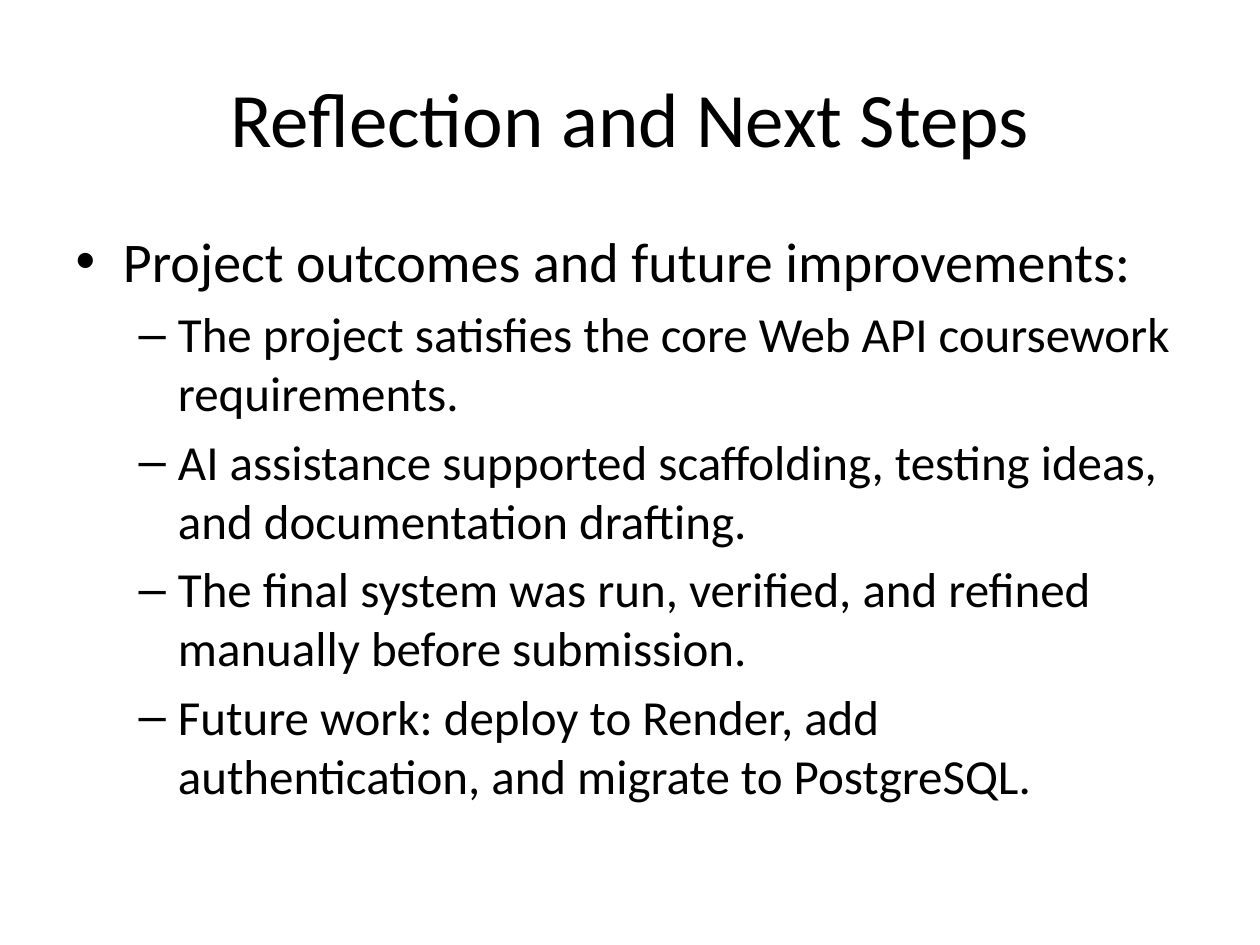
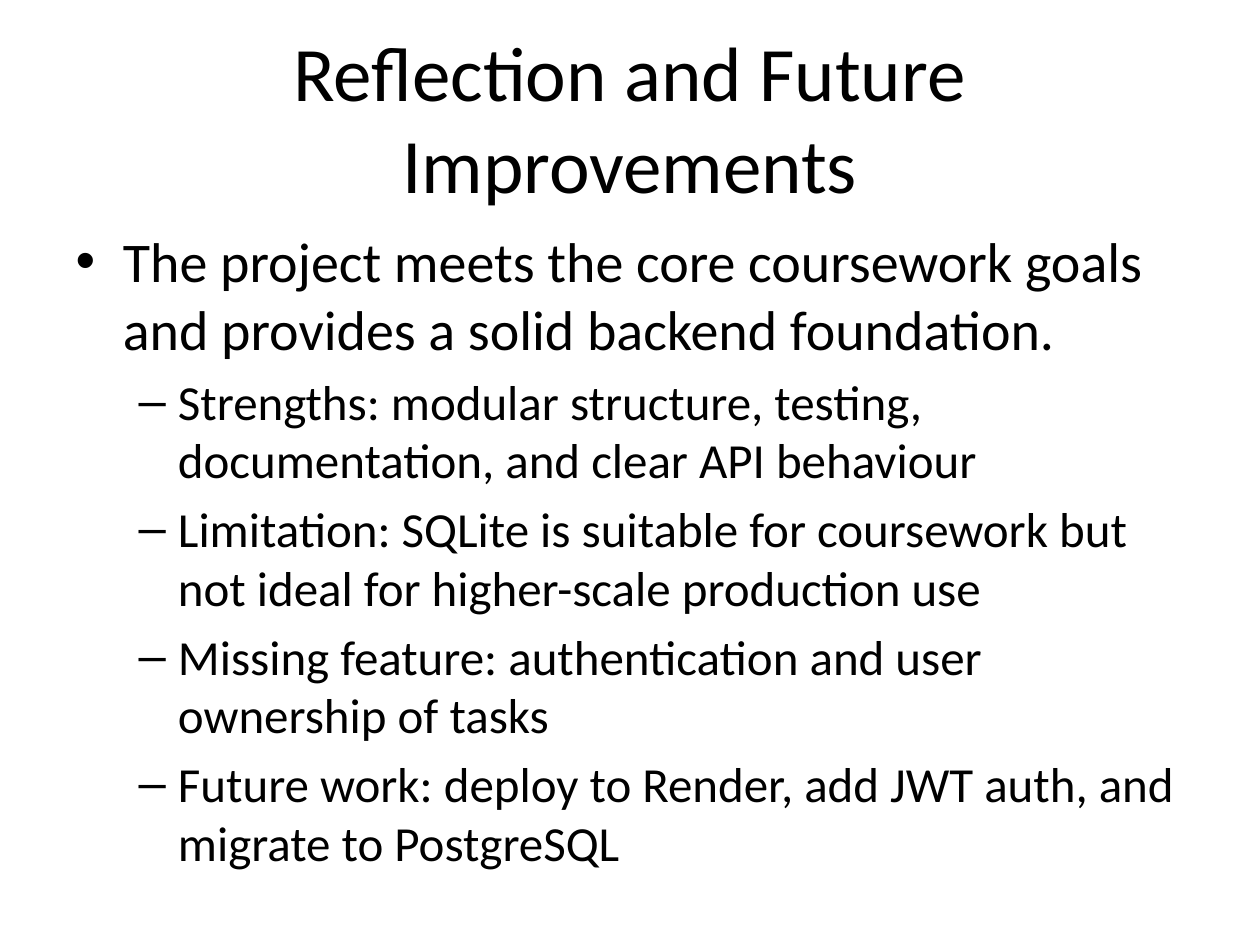
Before and after one commit to 339919905/web-api-project, a slide deck: slide 7 of docs/Presentation_XJCO3011.pptx. Drawn at 1260x945 pixels with LibreOffice and Linux fonts; fonts in the diff are those of the drawing. Boxes give left, top, right and bottom in pixels: in the first picture for what was removed or moved away, otherwise in the second. Text is boxed around its words. In the diff, an @@ line names an element or a change of style, - is before the commit and + after.

```diff
--- a/docs/Presentation_XJCO3011.pptx
+++ b/docs/Presentation_XJCO3011.pptx
@@ title at (293,47,965,206): text changed @@
-Reflection and Next Steps
+Reflection and Future Improvements
@@ text at (123,243,1174,870): text changed @@
-• Project outcomes and future improvements:
-  – The project satisfies the core Web API coursework requirements.
-  – AI assistance supported scaffolding, testing ideas, and documentation drafting.
-  – The final system was run, verified, and refined manually before submission.
-  – Future work: deploy to Render, add authentication, and migrate to PostgreSQL.
+• The project meets the core coursework goals and provides a solid backend foundation.
+  – Strengths: modular structure, testing, documentation, and clear API behaviour
+  – Limitation: SQLite is suitable for coursework but not ideal for higher-scale production use
+  – Missing feature: authentication and user ownership of tasks
+  – Future work: deploy to Render, add JWT auth, and migrate to PostgreSQL
```
Also in this commit, not shown: 6 other slides changed, 2 other files.
